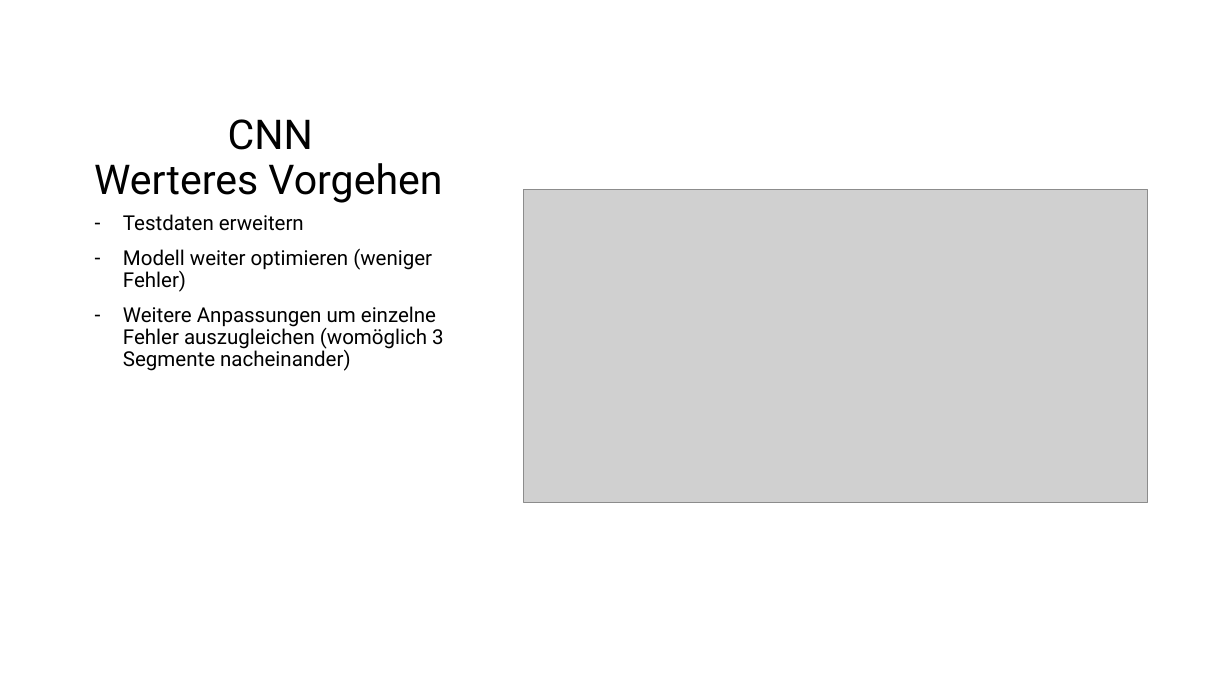
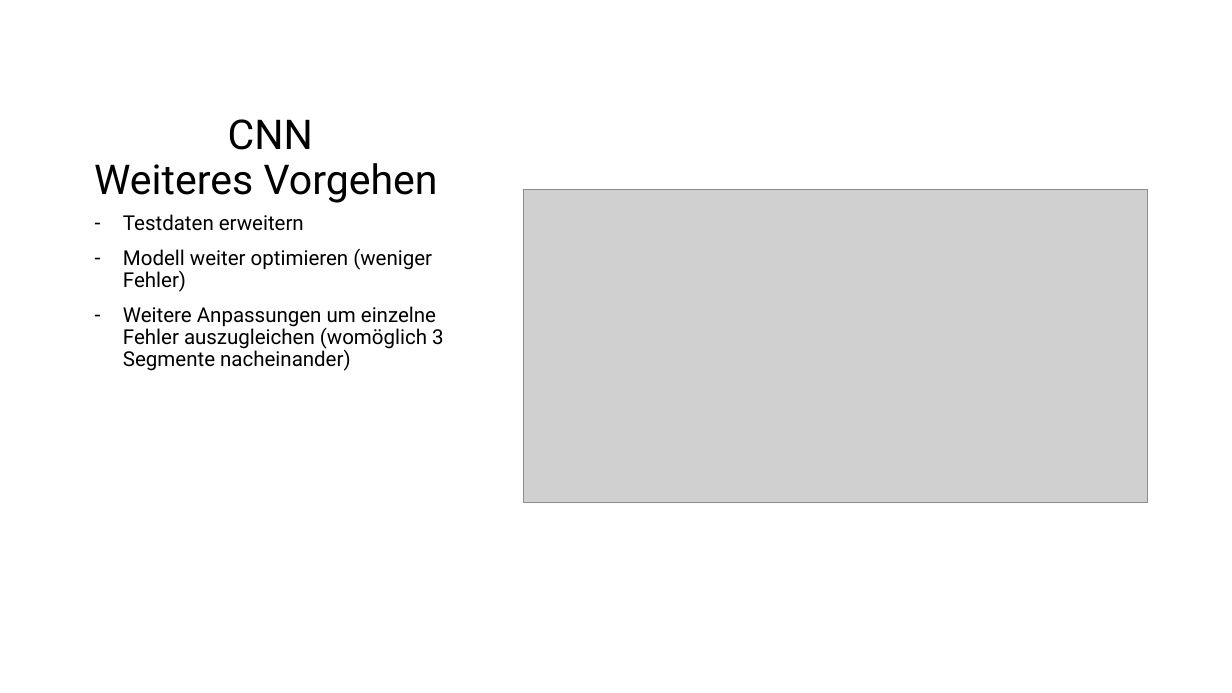
Before and after one commit to Linelle-7/Sprecherkennung-Deep-Learning-, a slide deck: slide 2 of CNN/Zwischenstand.pptx. Drawn at 1232x693 pixels with LibreOffice and Linux fonts; fonts in the diff are those of the drawing; grey boxes stand for pictures. Boxes give left, top, right and bottom in pixels: in the first picture for what was removed or moved away, otherwise in the second. Text is boxed around its words. In the diff, an @@ line names an element or a change of style, - is before the commit and + after.

```diff
--- a/CNN/Zwischenstand.pptx
+++ b/CNN/Zwischenstand.pptx
@@ title at box(94, 119, 438, 203): text changed @@
-CNN
-Werteres Vorgehen
+CNN
+Weiteres Vorgehen
```
Also in this commit, not shown: 2 other slides changed.
